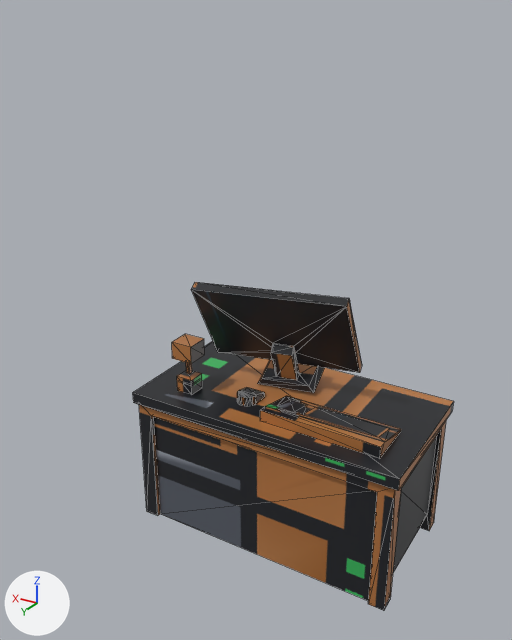
Two versions of the glTF model unity/Assets/Art/BlenderBaked/prop-desk/mesh_prop-desk.glb, one commit apart.
Before and after are seen from a 50 mm camera at (-0.61, 2.51, 2.01) aimed at (0.69, 0.34, 0.92). Every picture has the same lights, and +X, +Y and +Z are marked at lower left. The older version comes first. Mesh edges are drawn as thin lines. Vertices at exactly the same position are counted once.

The first picture shows 'mesh_prop-desk'.
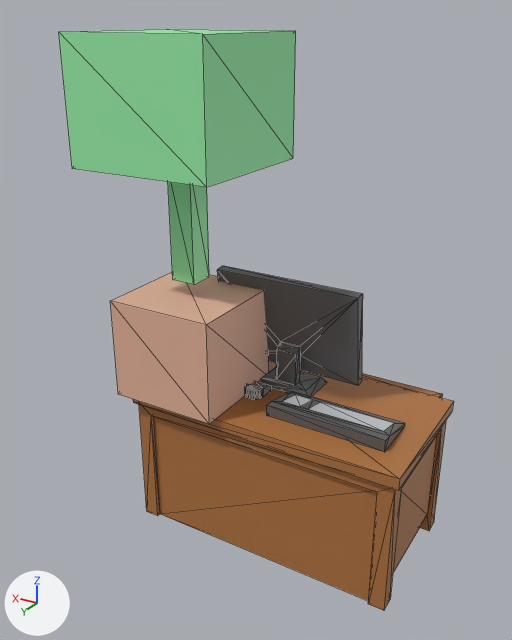
What differs and where, as boxes (x1, y1, x2, y2) in the pictures (512 x 640 px; the box of a moved part takes in the faces that stretch with it):
'mesh_prop-desk', reshaped (23% wider, 77% taller)
    before: (133, 282, 453, 611)
    after: (59, 29, 453, 611)
part 1 of me_mesh_desk, moved or reshaped
    before: (260, 396, 401, 458)
    after: (267, 391, 405, 452)
part 2 of me_mesh_desk, added (green)
    after: (59, 29, 296, 187)
part 3 of me_mesh_desk, rebuilt (15% narrower, 17% taller)
    before: (191, 282, 362, 393)
    after: (217, 266, 363, 396)
part 4 of me_mesh_desk, added
    after: (362, 373, 443, 398)
part 5 of me_mesh_desk, deleted
    before: (177, 371, 202, 395)
part 6 of me_mesh_desk, deleted
    before: (186, 362, 192, 374)
part 7 of me_mesh_desk, moved or reshaped
    before: (237, 387, 264, 405)
    after: (245, 382, 271, 399)
part 8 of me_mesh_desk, added
    after: (168, 182, 209, 285)
part 9 of me_mesh_desk, recoloured (black to brown)
    before: (133, 341, 453, 611)
    after: (133, 362, 453, 611)
part 10 of me_mesh_desk, recoloured
    before: (172, 334, 205, 364)
    after: (110, 272, 269, 424)

What changed in the scene script:
```text
Add mat_m_prop_desk_screen_1:
    mat_m_prop_desk_screen_1 = bpy.data.materials.new('M_prop_desk_screen')
    # uses the picture img_mesh_prop_desk_screen_ide
Add mat_m_prop_desk_wood:
    mat_m_prop_desk_wood = bpy.data.materials.new('M_prop_desk_wood')
    # uses the picture img_wood092_1k_jpg_color
    # uses the picture img_wood092_1k_jpg_normalgl
    # uses the picture img_wood092_1k_jpg_roughness
Change me_mesh_desk:
    verts and faces of me_mesh_desk; kept vertices keep their numbers, new ones are numbered from 203
    remove me_mesh_desk.from_pydata(...)  # 203 vertices, 375 faces; spans x -0.016..1.124, y -0.016..0.59, z 0.0..1.083
    remove me_mesh_desk.materials.append(mat_m_prop_desk_screen)
    add me_mesh_desk.from_pydata(...)  # 227 vertices, 419 faces; spans x -0.016..1.228, y -0.17..0.694, z 0.0..1.958
    me_mesh_desk part 1: the loose piece of 18 vertices spanning x 0.086..0.567, y 0.307..0.509, z 0.595..0.642 is moved by (0.0, -0.046, 0.0)
    me_mesh_desk part 2: a new loose piece, a box spanning x 0.656..1.228, y 0.121..0.694, z 1.513..1.958, in mat_m_prop_desk_leaf (green #99efaa)
    me_mesh_desk part 3: the loose piece of 38 vertices spanning x 0.307..0.935, y 0.089..0.437, z 0.604..1.083 is rebuilt with 38 vertices and now spans x 0.312..0.934, y 0.097..0.262, z 0.595..1.061
    me_mesh_desk part 4: a new loose piece of 24 vertices spanning x 0.062..0.536, y -0.17..0.255, z 0.426..0.547
    me_mesh_desk part 5: the loose piece of 8 vertices spanning x 0.906..0.978, y 0.409..0.481, z 0.597..0.662 is deleted
    me_mesh_desk part 6: the loose piece of 8 vertices spanning x 0.934..0.95, y 0.436..0.453, z 0.673..0.745 is deleted
    me_mesh_desk part 7
    36 vertices are removed from x 0.651..0.973, y 0.303..0.475, z 0.591..0.642
    84 faces are deleted
    12 vertices move from x 0.896..0.988, y 0.398..0.491, z 0.634..0.817 to x 0.651..1.165, y 0.185..0.63, z 0.595..1.004
    17 vertices are added at x 0.651..0.732, y 0.247..0.386, z 0.595..0.62
    11 new vertices lie (0.0, 0.0, 0.038) away from vertices in x 0.662..0.911, y 0.344..0.414, z 0.595..0.634
    60 new faces join them, mat_m_prop_desk_plastic (dark grey #616162)
    12 new faces join them, mat_m_prop_desk_pot (beige #e5b399)
    me_mesh_desk part 8
    add verts[224] = (0.891, 0.458, 1.068)  # pixel (194, 284)
    add verts[225] = (0.891, 0.357, 1.068)  # pixel (209, 276)
    add verts[226] = (0.891, 0.458, 1.513)
    add verts[227] = (0.891, 0.357, 1.513)
    add for new, old in zip([*range(228, 232)], [*range(224, 228)]): verts[new] = verts[old] + (0.102, 0.0, 0.0)
    add faces += [(224, 225, 229), (224, 229, 228)]  # mat_m_prop_desk_pot (beige #e5b399)
    add faces += [(224, 228, 230), (224, 230, 226), (228, 229, 231), (228, 231, 230), (225, 227, 229), (227, 231, 229)]  # mat_m_prop_desk_leaf (green #99efaa)
    add faces += [(224, 226, 225), (225, 226, 227), (226, 230, 231), (226, 231, 227)]  # mat_m_prop_desk_leaf (green #99efaa)
    me_mesh_desk part 9: 163 faces spanning x -0.016..1.124, y -0.016..0.59, z 0.0..0.597 switch from mat_m_prop_desk_body (picture img_mesh_prop_desk_basecolor) to mat_m_prop_desk_wood
    me_mesh_desk part 10: 12 faces spanning x 0.719..1.165, y 0.185..0.63, z 0.597..1.004 switch from mat_m_prop_desk_body (picture img_mesh_prop_desk_basecolor) to mat_m_prop_desk_pot (beige #e5b399)
    other edits to the shape of me_mesh_desk do not show in these pictures
    add me_mesh_desk.materials.append(mat_m_prop_desk_plastic)  # dark grey #616162
    add me_mesh_desk.materials.append(mat_m_prop_desk_screen_1)
    add me_mesh_desk.materials.append(mat_m_prop_desk_key_cap)  # light grey #ced1d7
    add me_mesh_desk.materials.append(mat_m_prop_desk_leaf)  # green #99efaa
```
